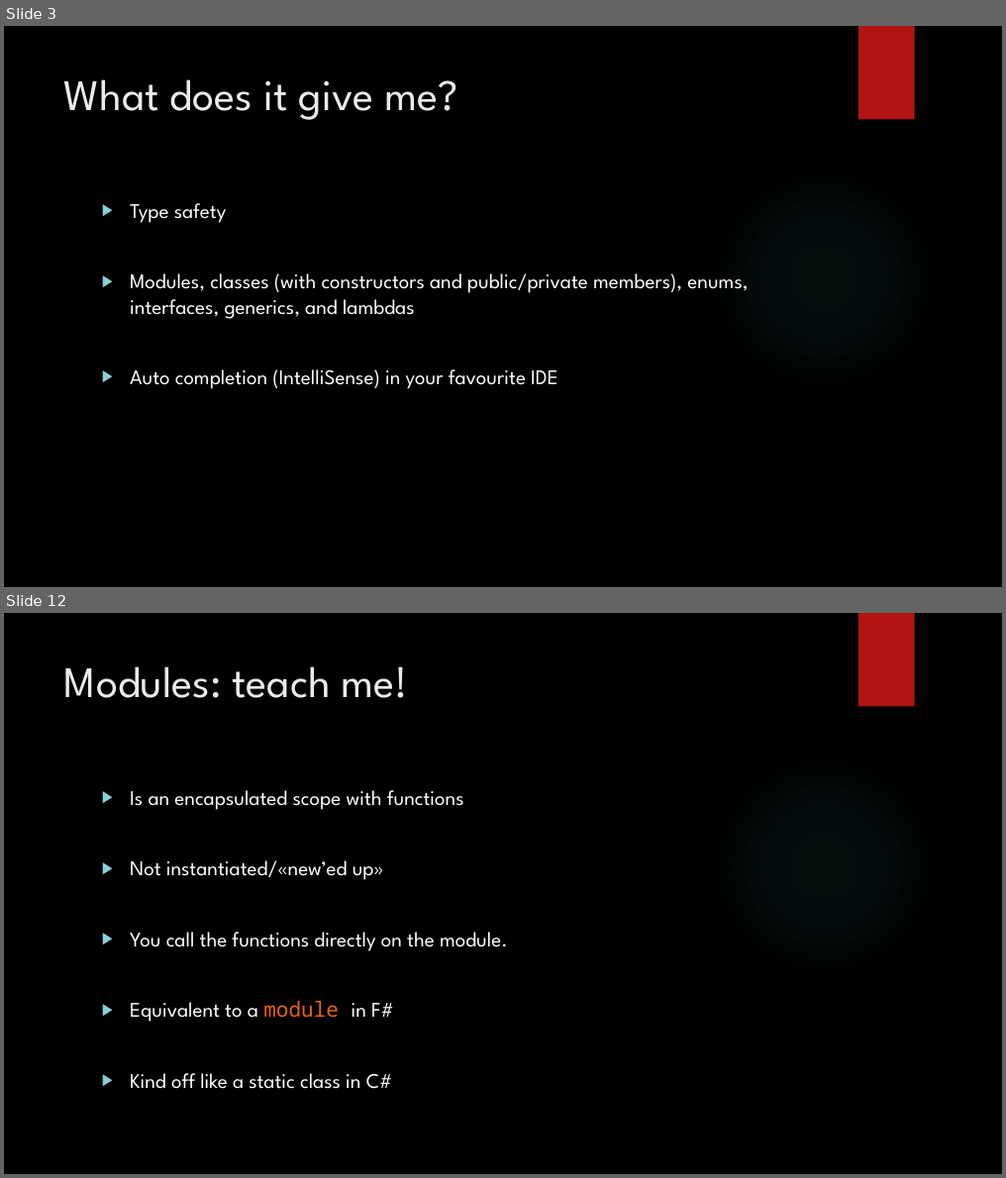
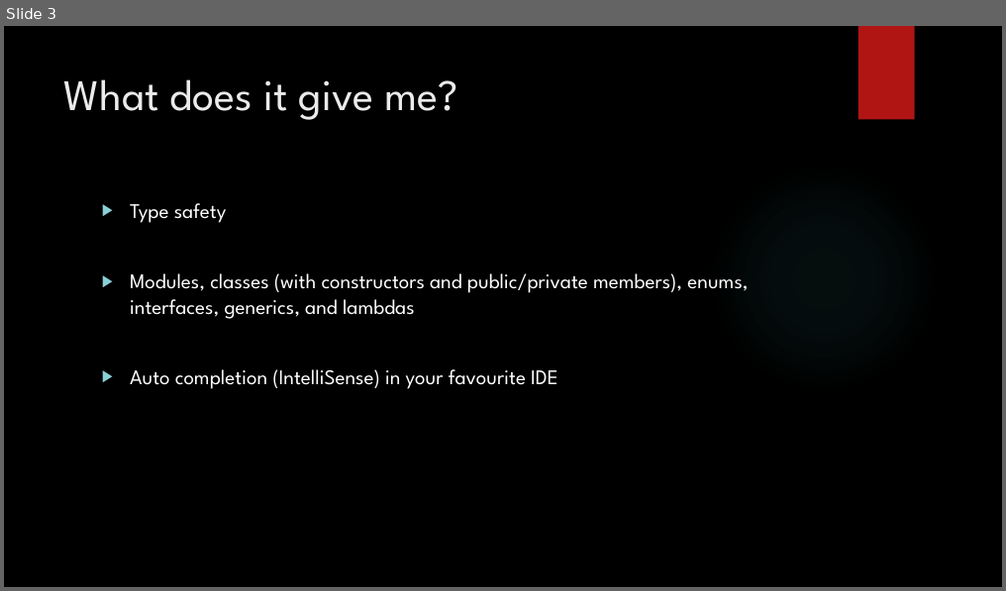
Before and after one commit to bouvet-openlab/typescript-angular-workshop, a slide deck: TypeScript.pptx. Shown one above the other, each under a label of ours: slides 3 and 12 before the commit, slide 3 after it; the slides between them are not shown. The pictures are 1006x1178 and 1006x591 pixels, drawn with LibreOffice and Linux fonts; fonts in the diff are those of the drawing; background and template pictures are left out. Boxes give left, top, right and bottom in pixels: in the first picture for what was removed or moved away, otherwise in the second. Text is boxed around its words. In the diff, an @@ line names an element or a change of style, - is before the commit and + after.

```diff
--- a/TypeScript.pptx
+++ b/TypeScript.pptx
@@ slide 12 removed at box(4, 613, 1002, 1174), background picture (left out); not listed: 2 template elements that a slide beside it also shows @@
@@ title removed at box(64, 666, 409, 698) @@
-Modules: teach me!
@@ text removed at box(130, 790, 508, 1089) @@
-▶ Is an encapsulated scope with functions
-▶ Not instantiated/«new’ed up»
-▶ You call the functions directly on the module.
-▶ Equivalent to a module in F#
-▶ Kind off like a static class in C#
```
Also in this commit, not shown: 6 slides changed, 11 slides added, 16 other slides removed, 24 other files.
